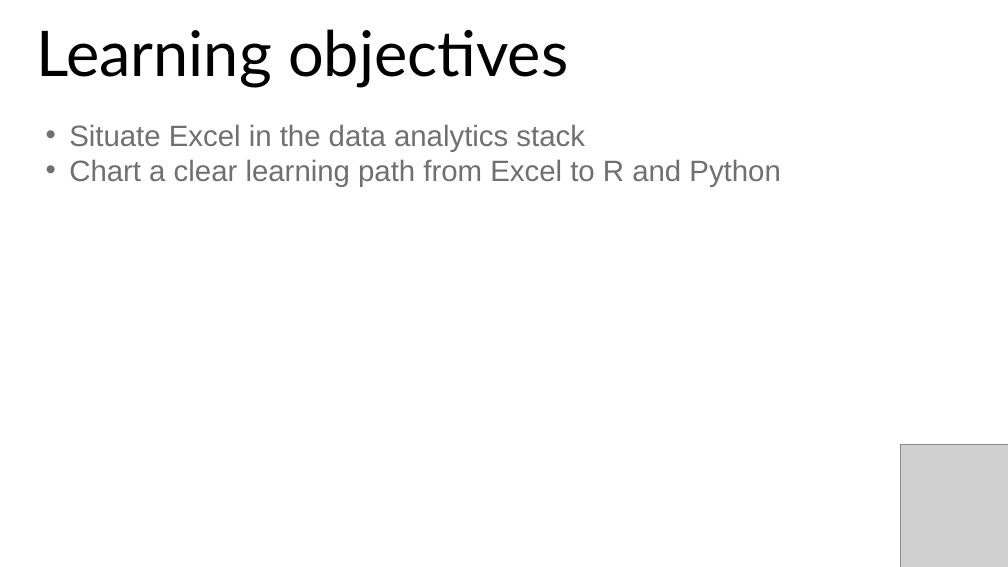
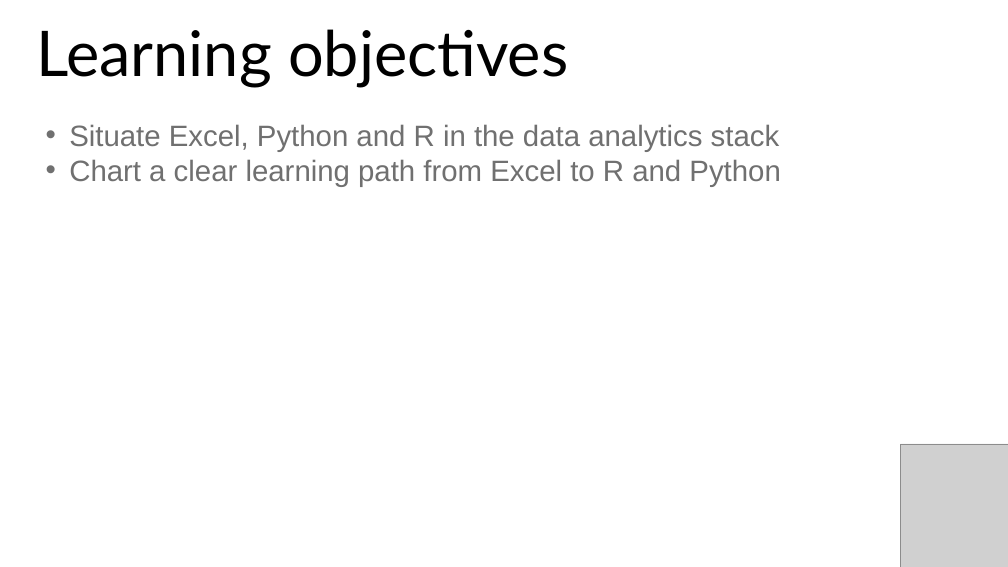
Before and after one commit to stringfestdata/advancing-into-analytics-ps-meetup, a slide deck: slide 3 of advancing-into-analytics-presentation.pptx. Drawn at 1008x567 pixels with LibreOffice and Linux fonts; fonts in the diff are those of the drawing; grey boxes stand for pictures. Boxes give left, top, right and bottom in pixels: in the first picture for what was removed or moved away, otherwise in the second. Text is boxed around its words. In the diff, an @@ line names an element or a change of style, - is before the commit and + after.

```diff
--- a/advancing-into-analytics-presentation.pptx
+++ b/advancing-into-analytics-presentation.pptx
@@ text at (69, 124, 780, 151): text changed @@
-• Situate Excel in the data analytics stack
+• Situate Excel, Python and R in the data analytics stack
```
Also in this commit, not shown: 2 other slides changed, 2 other files.
